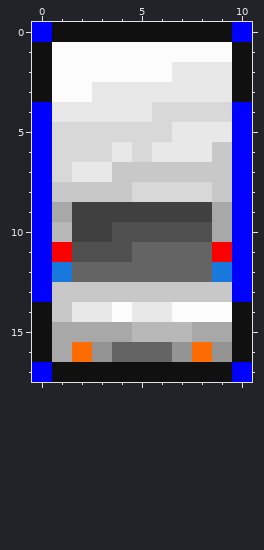
Pixel-art file, stored at src/gfx/usps/llv/usps_llv_05_closed.aseprite. This is how it looked before the edit.
11x18 pixels, 1 frame.
Now the later version:
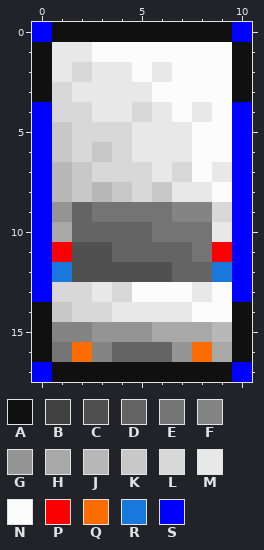
Palette (. is transparent): A #101010  B #404040  C #505050  D #646464  E #747474  F #848484  G #949494  H #a8a8a8  J #b8b8b8  K #c8c8c8  L #d8d8d8  M #e8e8e8  N #fcfcfc  P #fc0000  Q #fc6c00  R #1878dc  S #0000ff
Commit: Overhaul LLV sprite shading & fix bounding box offset
Changes in this commit:
@@ x 0..10 @@
  0 SAAAAAAAAAS
- 1 ANNNNNNNNNA
- 2 ANNNNNNMMMA
- 3 ANNMMMMMMMA
- 4 SMMMMMLLLLS
- 5 SLLLLLLMMMS
- 6 SLLLMLMMMKS
- 7 SLMMKKKKKKS
- 8 SKKKKLLLLKS
- 9 SHBBBBBBBHS
-10 SJBBCCCCCHS
-11 SPCCCDDDDPS
-12 SRDDDDDDDRS
-13 SKKKKKKKKKS
-14 AKMMNMMNNNA
-15 AHHHHJJJHHA
-16 AHQGDDDGQGA
+ 1 AMMNNNNNNNA
+ 2 AMLMMNMNNNA
+ 3 ALMMMMNNNNA
+ 4 SLLMMLMNMNS
+ 5 SKLLLMMMNNS
+ 6 SKLKLMMMNNS
+ 7 SJKLLLMLNMS
+ 8 SJKJKLKMMNS
+ 9 SGDEEEEFFLS
+10 SHDDDDEEEMS
+11 SPCCDDDDEPS
+12 SRCCCCCDDRS
+13 SLLMLNNNMNS
+14 AKLLMMMMNNA
+15 AFFGGGHHHJA
+16 AEQFDDDGQHA
 17 SAAAAAAAAAS
